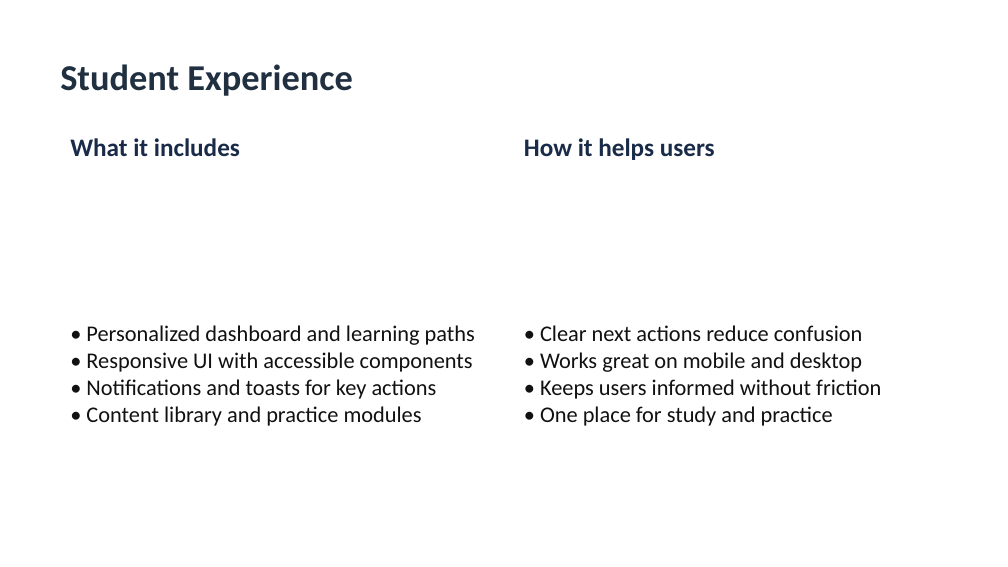
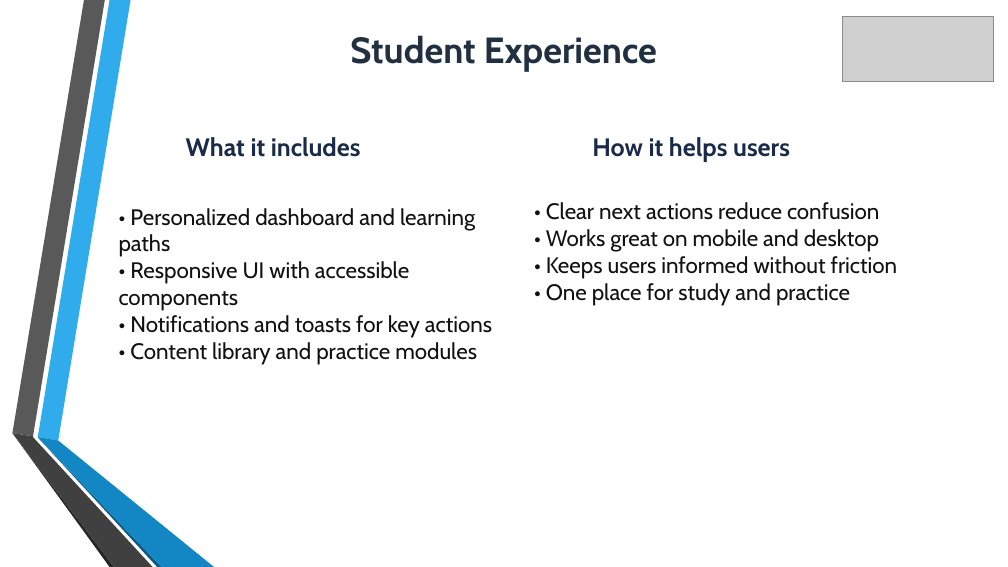
Before and after one commit to ManishKumarCs/learnify-platform, a slide deck: slide 9 of docs/learnify-platform-presentation.pptx (slide 10 before the commit). Drawn at 1008x567 pixels with LibreOffice and Linux fonts; fonts in the diff are those of the drawing; grey boxes stand for pictures. Boxes give left, top, right and bottom in pixels: in the first picture for what was removed or moved away, otherwise in the second. Text is boxed around its words. In the diff, an @@ line names an element or a change of style, - is before the commit and + after.

```diff
--- a/docs/learnify-platform-presentation.pptx
+++ b/docs/learnify-platform-presentation.pptx
@@ text "Student Experience": place and size @@
-text "Student Experience" at <box>60,64,352,96</box>
+text "Student Experience" at <box>350,35,657,72</box>
@@ text "Student Experience" at <box>350,35,657,72</box>: font Calibri to Cabin; alignment left to centre @@
@@ picture added at <box>843,17,994,82</box> @@
@@ font Calibri to Cabin in 4 elements at <box>592,137,790,162</box>, <box>186,137,361,157</box>, <box>119,208,492,365</box>, <box>546,202,897,305</box> @@
@@ text "• Clear next actions reduce ...": place and size @@
-text "• Clear next actions reduce ..." at <box>540,325,881,426</box>
+text "• Clear next actions reduce ..." at <box>546,202,897,305</box>
@@ text "• Personalized dashboard and learning ...": place and size @@
-text "• Personalized dashboard and learning ..." at <box>86,325,475,426</box>
+text "• Personalized dashboard and learning ..." at <box>119,208,492,365</box>
@@ text "What it includes": place and size @@
-text "What it includes" at <box>70,138,240,156</box>
+text "What it includes" at <box>186,137,361,157</box>
@@ text "How it helps users": place and size @@
-text "How it helps users" at <box>524,138,715,160</box>
+text "How it helps users" at <box>592,137,790,162</box>
@@ group added at <box>12,0,215,567</box>: 6 freeform shapes @@
```
Also in this commit, not shown: 35 other slides changed, 1 slide added, 2 slides removed, 19 other files.
